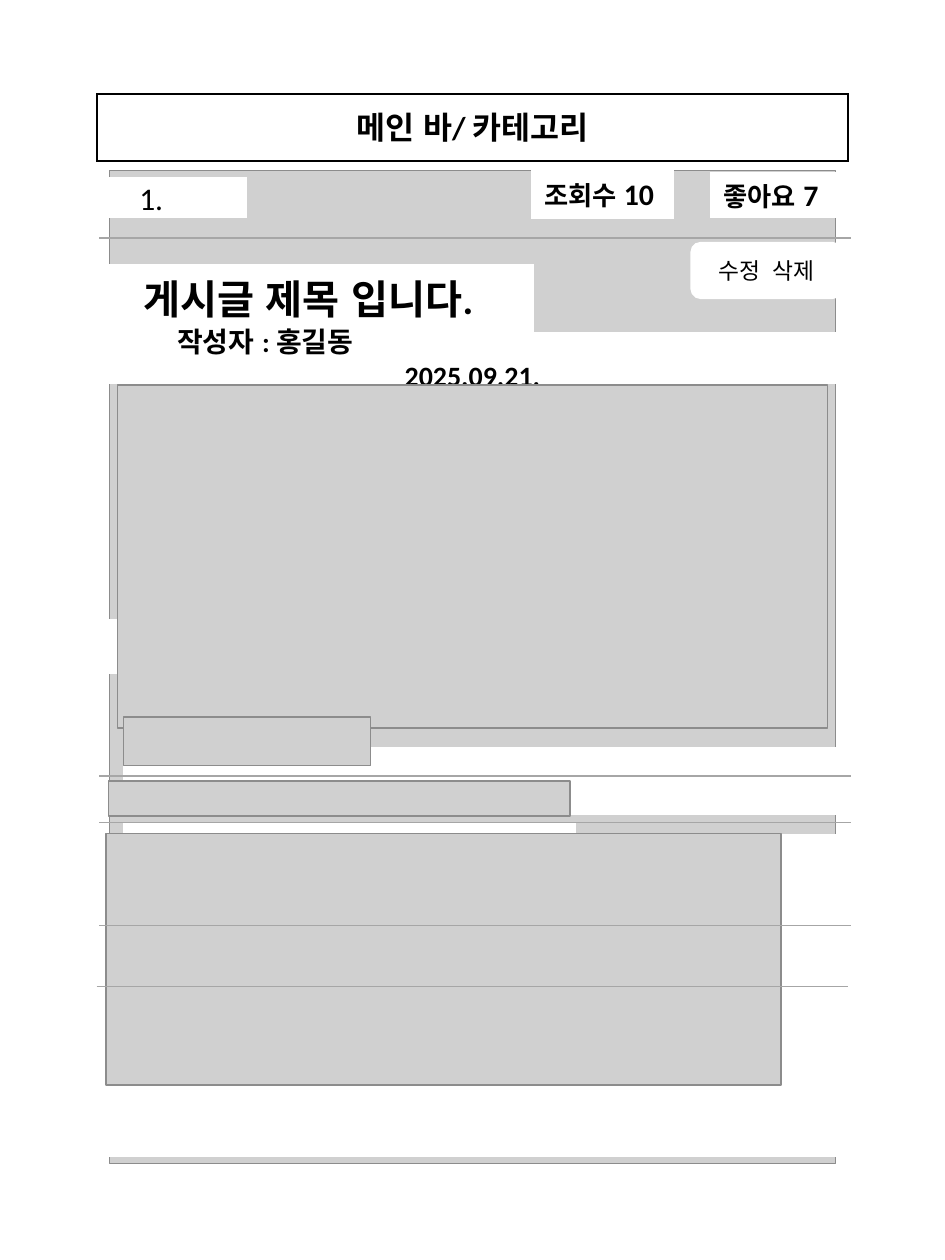
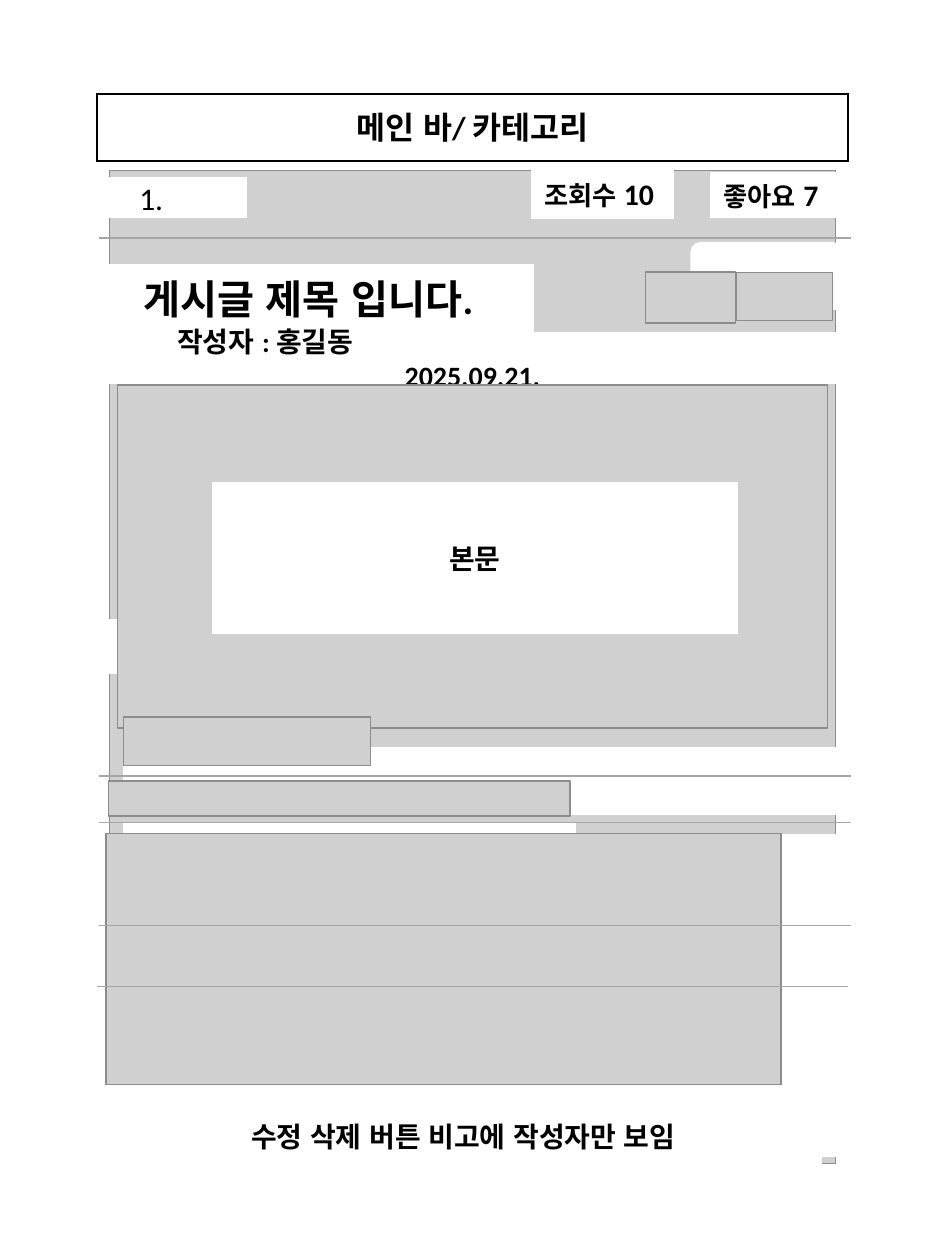
Before and after one commit to minwoo0818/-HaeYeJiWoo-, a slide deck: slide 1 of 문서/화면 설계서 정의/게시글 상세 페이지.pptx. Drawn at 945x1260 pixels with LibreOffice and Linux fonts; fonts in the diff are those of the drawing; grey boxes stand for pictures. Boxes give left, top, right and bottom in pixels: in the first picture for what was removed or moved away, otherwise in the second. Text is boxed around its words. In the diff, an @@ line names an element or a change of style, - is before the commit and + after.

Commit message:
게시글 상세 페이지 부분 수정

```diff
--- a/문서/화면 설계서 정의/게시글 상세 페이지.pptx
+++ b/문서/화면 설계서 정의/게시글 상세 페이지.pptx
@@ rectangle added at (704, 247, 842, 309), fill #FFFFFF, outline #FFFFFF 1 pt @@
@@ picture added at (645, 272, 736, 324) @@
@@ picture added at (737, 272, 833, 320) @@
@@ rectangle added at (213, 483, 737, 634), fill #FFFFFF, outline #FFFFFF 1 pt, 16 pt, text #000000, bold @@
+본문
@@ text in rectangle at (150, 633, 380, 634): text added @@
+#해시태그 #게시판
@@ rectangle added at (106, 1086, 820, 1186), fill #FFFFFF, outline #FFFFFF 1 pt, 16 pt, text #000000, bold @@
+수정 삭제 버튼 비고에 작성자만 보임
```
Also in this commit, not shown: 1 slide added, 1 slide removed, 1 other file.
